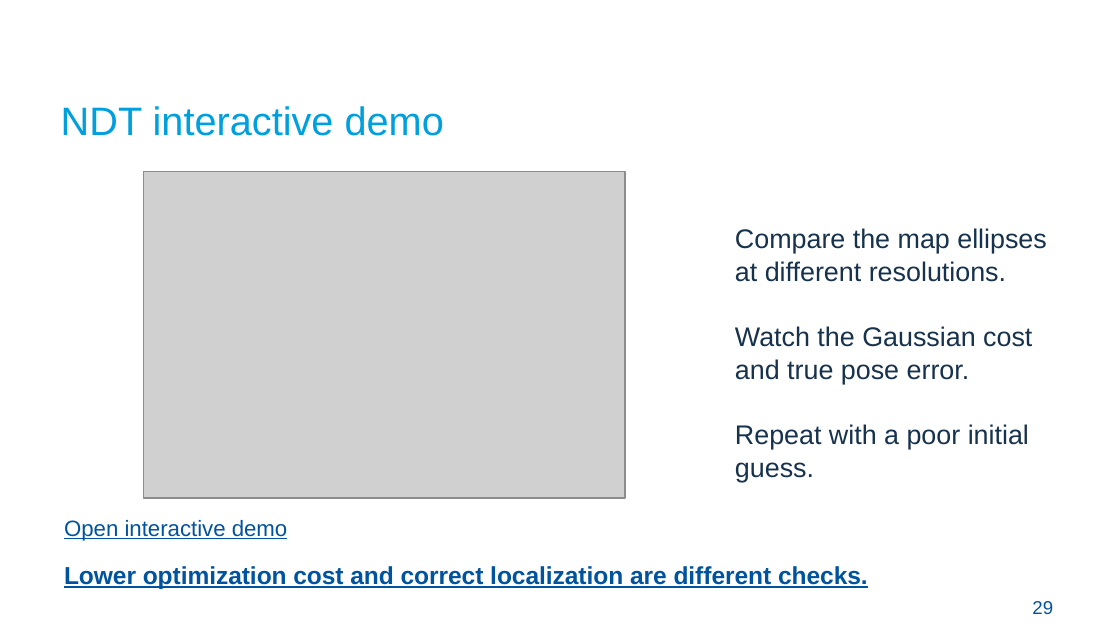
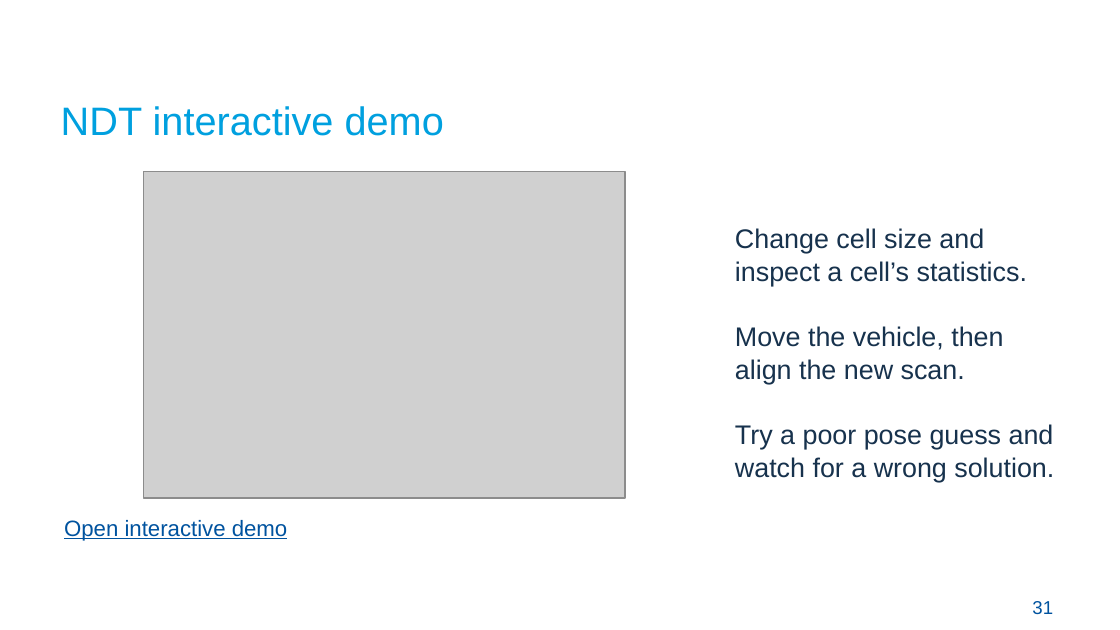
Before and after one commit to Croquembouche/Intro2AV-CourseContent, a slide deck: slide 31 of 2026/Presentations/Lecture 5 Localization for Autonomous Driving.pptx (slide 29 before the commit). Drawn at 1120x630 pixels with LibreOffice and Linux fonts; fonts in the diff are those of the drawing; grey boxes stand for pictures; background and template pictures are left out. Boxes give left, top, right and bottom in pixels: in the first picture for what was removed or moved away, otherwise in the second. Text is boxed around its words. In the diff, an @@ line names an element or a change of style, - is before the commit and + after.

Commit message:
Rework localization lecture around algorithm benefits and limitations

```diff
--- a/2026/Presentations/Lecture 5 Localization for Autonomous Driving.pptx
+++ b/2026/Presentations/Lecture 5 Localization for Autonomous Driving.pptx
@@ text at [735,228,1054,482]: text changed @@
-Compare the map ellipses at different resolutions.
-Watch the Gaussian cost and true pose error.
-Repeat with a poor initial guess.
+Change cell size and inspect a cell’s statistics.
+Move the vehicle, then align the new scan.
+Try a poor pose guess and watch for a wrong solution.
@@ text removed at [64,566,868,589] @@
-Lower optimization cost and correct localization are different checks.
@@ text at [1032,601,1053,614]: text changed @@
-29
+31
```
Also in this commit, not shown: 21 other slides changed, 13 slides added, 9 slides removed, 8 other files.
